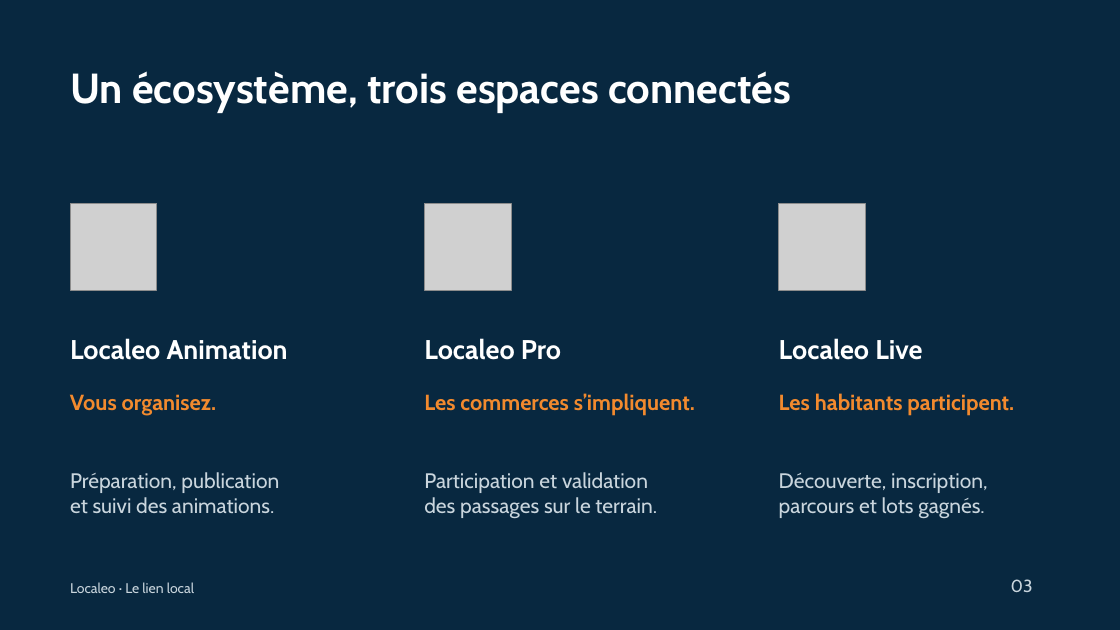
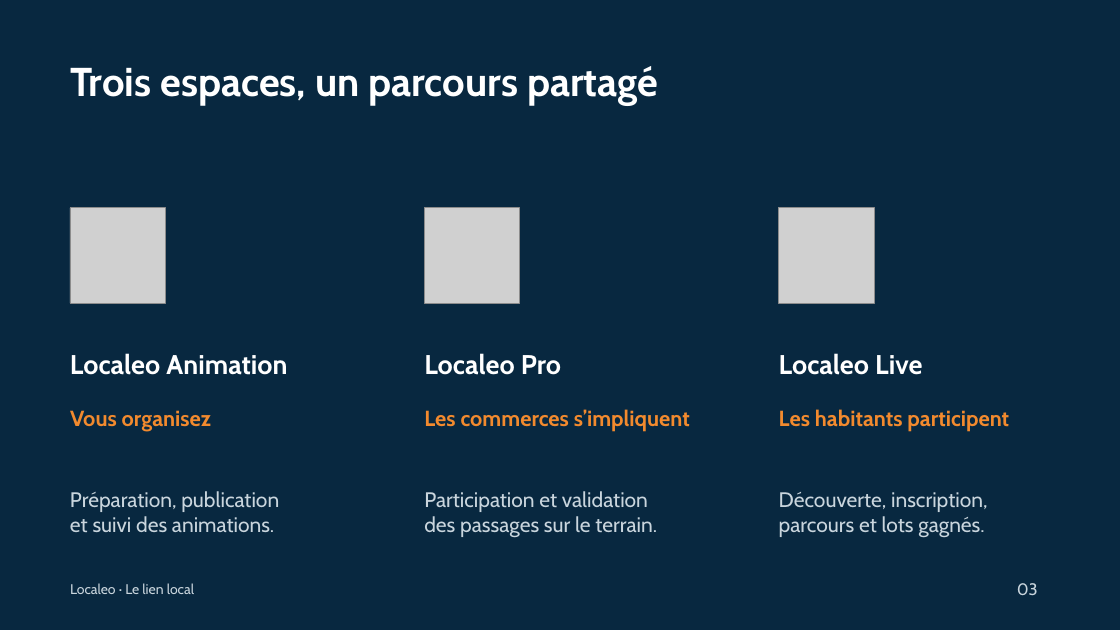
Before and after one commit to contactlocaleo/localeo-projet, a slide deck: slide 3 of livrables/communication/presentation-localeo-animation.pptx. Drawn at 1120x630 pixels with LibreOffice and Linux fonts; fonts in the diff are those of the drawing; grey boxes stand for pictures. Boxes give left, top, right and bottom in pixels: in the first picture for what was removed or moved away, otherwise in the second. Text is boxed around its words. In the diff, an @@ line names an element or a change of style, - is before the commit and + after.

Commit message:
docs: publier les evolutions Live, les epics et les supports commerciaux

```diff
--- a/livrables/communication/presentation-localeo-animation.pptx
+++ b/livrables/communication/presentation-localeo-animation.pptx
@@ text at <box>70,66,658,105</box>: text changed; size 36 to 34.5 pt @@
-Un écosystème, trois espaces connectés
+Trois espaces, un parcours partagé
@@ picture: place and size @@
-picture at <box>70,203,156,290</box>
+picture at <box>70,208,166,303</box>
@@ picture: place and size @@
-picture at <box>424,203,511,290</box>
+picture at <box>424,208,520,303</box>
@@ picture: place and size @@
-picture at <box>779,203,865,290</box>
+picture at <box>779,208,875,303</box>
@@ text "Localeo Animation": place and size @@
-text "Localeo Animation" at <box>70,338,288,360</box>
+text "Localeo Animation" at <box>70,353,287,375</box>
@@ text "Localeo Pro": place and size @@
-text "Localeo Pro" at <box>424,338,561,360</box>
+text "Localeo Pro" at <box>424,353,561,375</box>
@@ text "Localeo Live": place and size @@
-text "Localeo Live" at <box>779,338,922,360</box>
+text "Localeo Live" at <box>779,353,922,375</box>
@@ text at <box>70,410,212,432</box>: text changed @@
-Vous organisez.
+Vous organisez
@@ text at <box>424,409,690,432</box>: text changed @@
-Les commerces s’impliquent.
+Les commerces s’impliquent
@@ text at <box>779,409,1009,432</box>: text changed @@
-Les habitants participent.
+Les habitants participent
@@ text "Préparation, publication": place and size @@
-text "Préparation, publication" at <box>70,472,279,513</box>
+text "Préparation, publication" at <box>70,491,279,532</box>
@@ text "Participation et validation": place and size @@
-text "Participation et validation" at <box>424,472,657,519</box>
+text "Participation et validation" at <box>424,491,657,538</box>
@@ text "Découverte, inscription,": place and size @@
-text "Découverte, inscription," at <box>779,473,987,519</box>
+text "Découverte, inscription," at <box>779,492,987,538</box>
@@ text "03" at <box>1017,583,1038,595</box>: size 15 to 14.2 pt @@
```
Also in this commit, not shown: 11 other slides changed, 21 other files.
